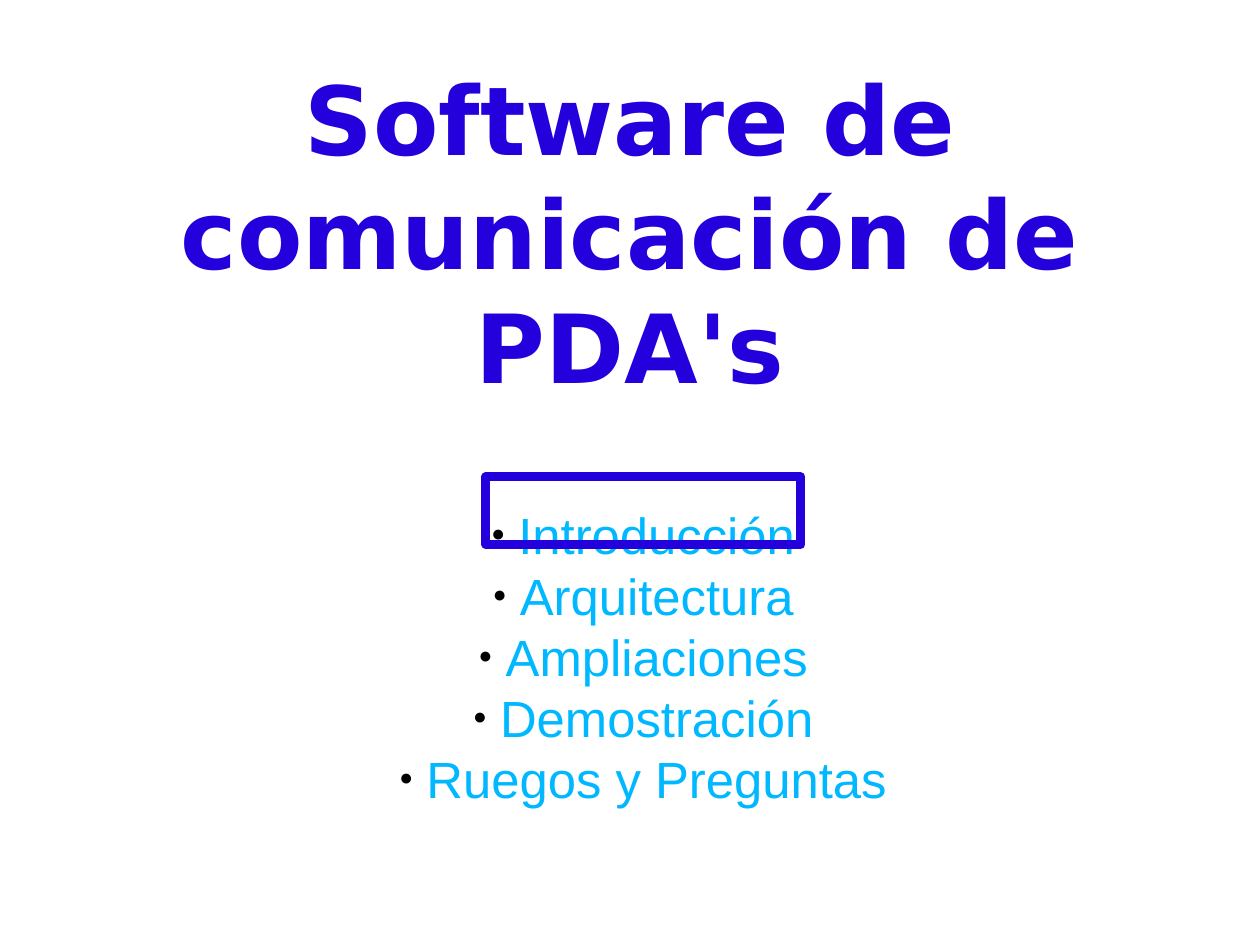
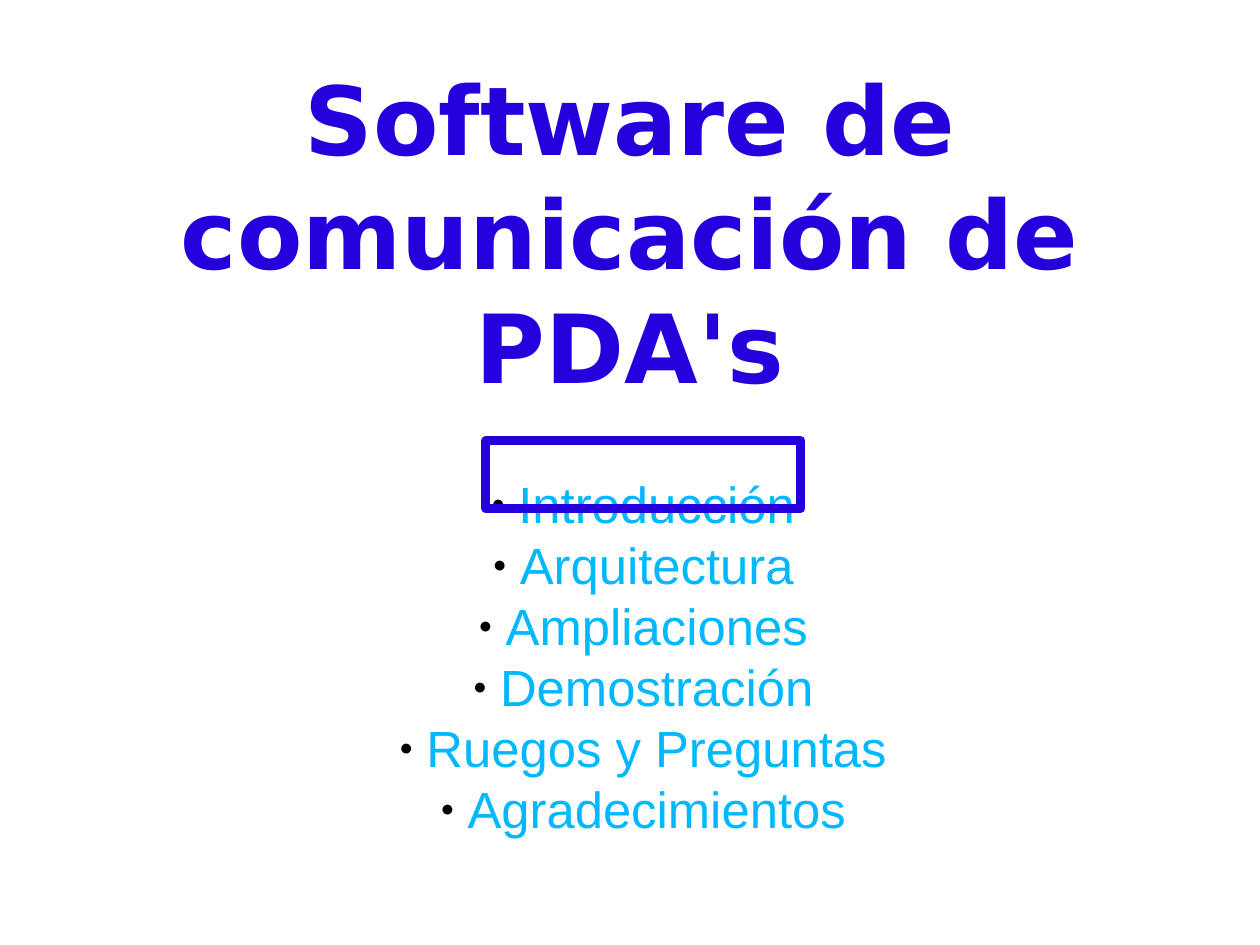
Before and after one commit to BackupTheBerlios/pdassii, a slide deck: slide 2 of Documentos/presentación.odp. Drawn at 1260x945 pixels with LibreOffice and Linux fonts; fonts in the diff are those of the drawing. Boxes give left, top, right and bottom in pixels: in the first picture for what was removed or moved away, otherwise in the second. Text is boxed around its words. In the diff, an @@ line names an element or a change of style, - is before the commit and + after.

```diff
--- a/Documentos/presentación.odp
+++ b/Documentos/presentación.odp
@@ subtitle "Introducción": place and size @@
-subtitle "Introducción" at box(426, 516, 887, 808)
+subtitle "Introducción" at box(426, 485, 887, 839)
@@ rectangle: place and size @@
-rectangle at box(486, 477, 802, 544)
+rectangle at box(486, 441, 802, 509)
@@ subtitle at box(468, 791, 846, 839): paragraph added @@
+  ● Agradecimientos
```
Also in this commit, not shown: 9 other slides changed, 3 slides added.
